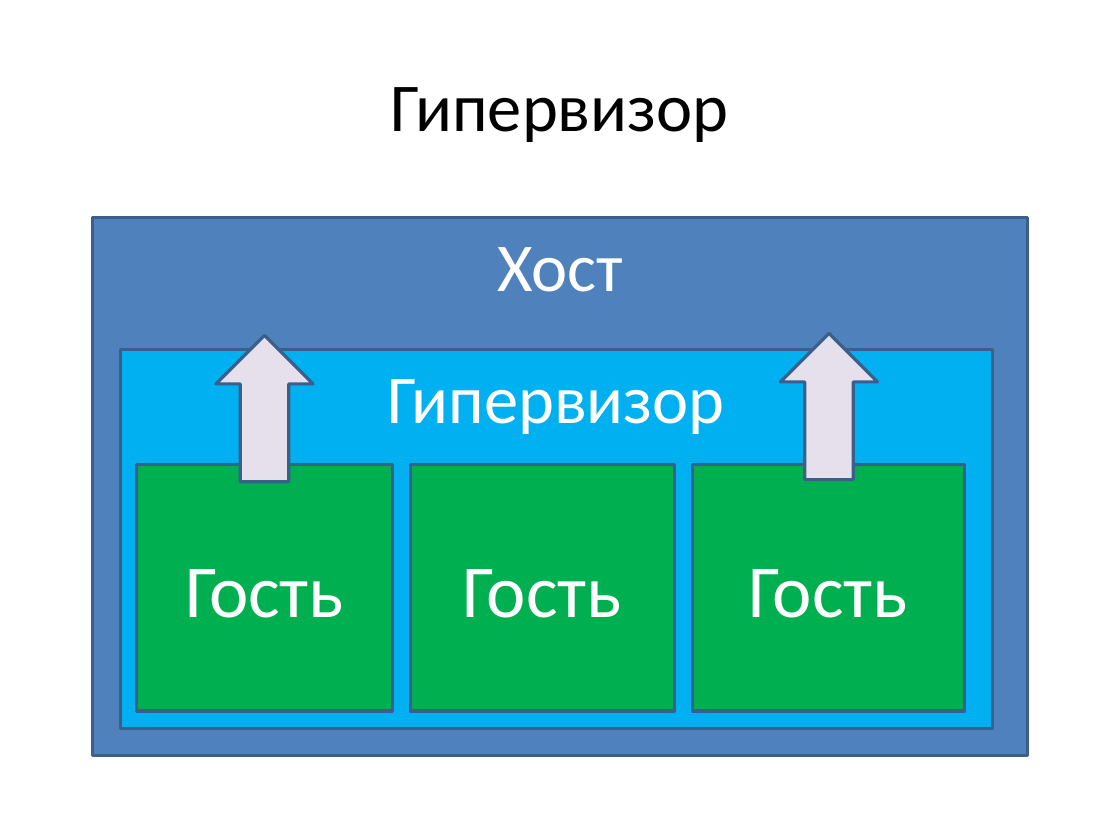
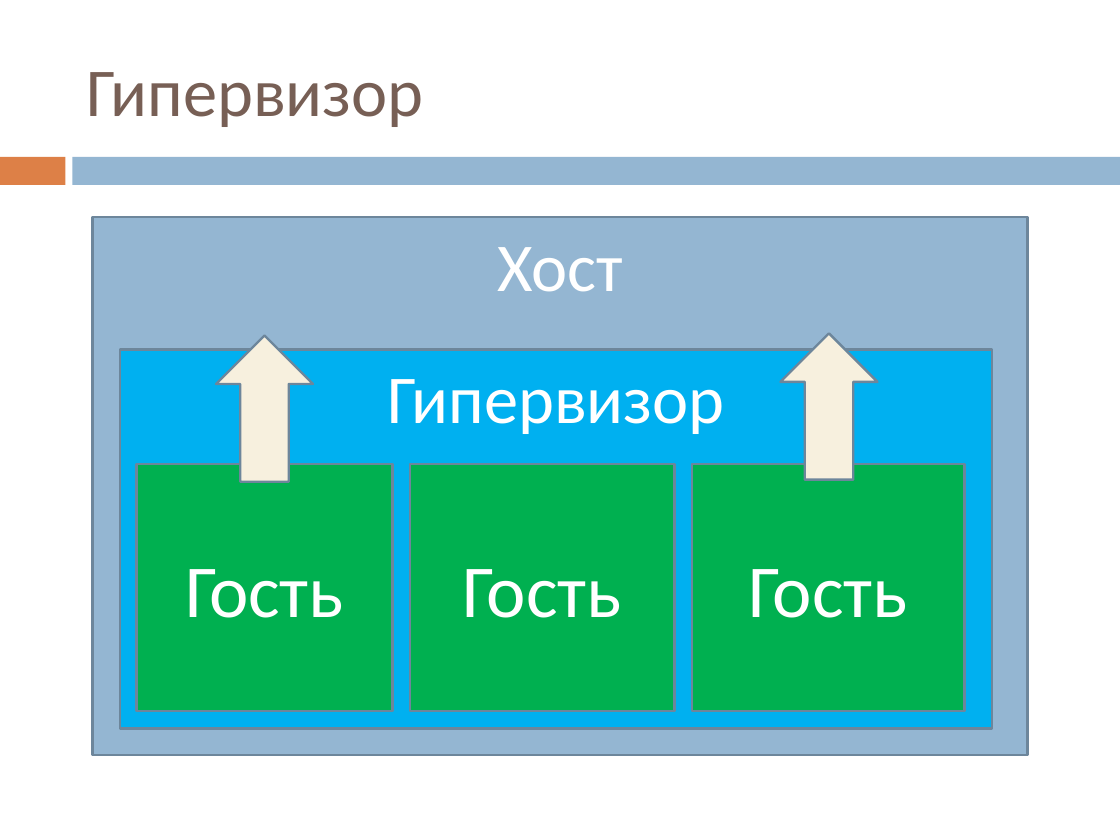
Before and after one commit to vitali-kviatkouski/personal, a slide deck: slide 6 of MiniQ/Virtualization.pptx (slide 5 before the commit). Drawn at 1120x840 pixels with LibreOffice and Linux fonts; fonts in the diff are those of the drawing. Boxes give left, top, right and bottom in pixels: in the first picture for what was removed or moved away, otherwise in the second. Text is boxed around its words. In the diff, an @@ line names an element or a change of style, - is before the commit and + after.

```diff
--- a/MiniQ/Virtualization.pptx
+++ b/MiniQ/Virtualization.pptx
@@ title "Гипервизор": place and size @@
-title "Гипервизор" at box(391, 87, 729, 142)
+title "Гипервизор" at box(86, 72, 424, 127)
@@ title "Гипервизор" at box(86, 72, 424, 127): text colour #000000 to #775F55; alignment centre to left @@
@@ rectangle added at box(0, 157, 65, 185), fill #DD8047 @@
@@ rectangle added at box(73, 157, 1120, 185), fill #94B6D2 @@
@@ rectangle "Хост" at box(93, 217, 1028, 755): fill #4F81BD to #94B6D2; outline #3A5F8C 2 pt to #6D879B 1.5 pt @@
@@ right arrow at box(216, 335, 314, 482): fill #E6E0EC to #F7F0DE; outline #3A5F8C 2 pt to #6D879B 1.5 pt @@
@@ right arrow at box(781, 334, 878, 480): fill #E6E0EC to #F7F0DE; outline #3A5F8C 2 pt to #6D879B 1.5 pt @@
@@ outline #3A5F8C 2 pt to #6D879B 1.5 pt in 4 elements at box(120, 349, 992, 729), box(137, 464, 392, 710), box(410, 464, 674, 710), box(692, 464, 964, 710) @@
```
Also in this commit, not shown: 17 other slides changed, 7 slides added, 3 slides removed.
